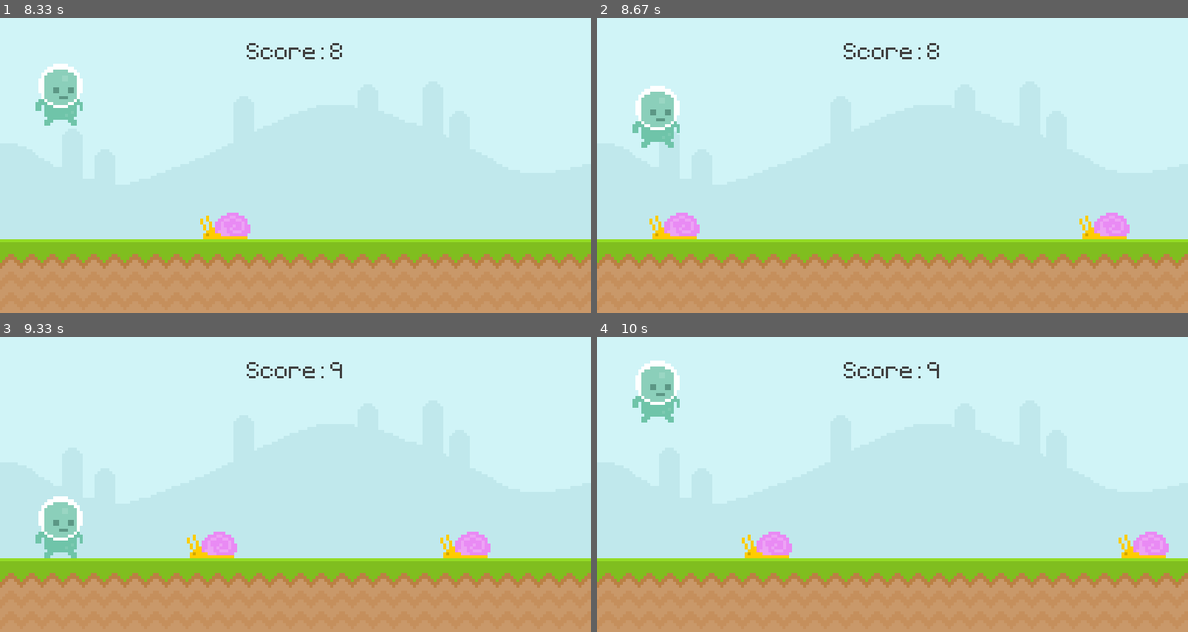
Above: before the commit, frames 1-4 (two rows, left to right).
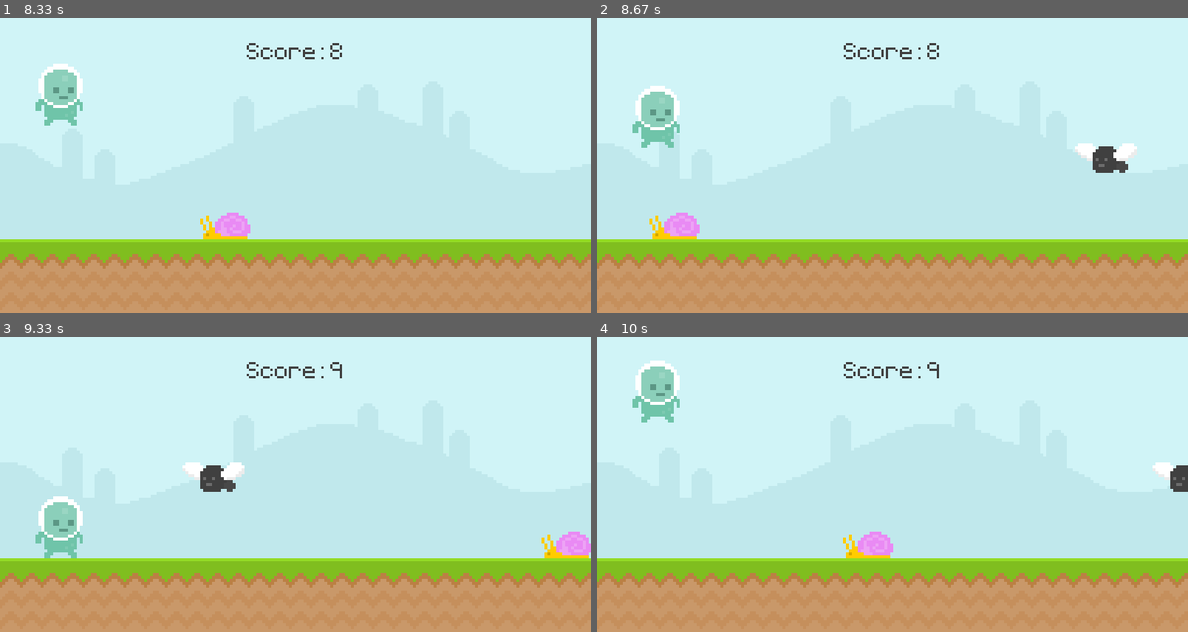
Above: after the commit, the same moments.

Repository: SJB7788/Project-1-3
Game: pygame game, started from Pygame 2nd Project/pygame2.py
Same seed, same stepped clock (60 frames per second), same inputs: the game is played once before the commit and once after it.
Inputs (mouse positions are in pixels of both pictures, inside the frame that each line leads up to):
- Up to frame 1 (8.33 s): tap Space at 0.33, 0.67, 1.07, 1.37, 3.23, 3.53, 3.73, 4.03, 5.3, 5.6, 6.13, 6.43, 6.8, 7.2, 7.5 s; click (59, 100) at 1.55 s; click (82, 156) at 1.88 s; click (59, 94) at 2.22 s; click (212, 103) at 2.88 s; click (59, 79) at 4.28 s; click (153, 218) at 4.95 s; click (59, 100) at 7.68 s
- Up to frame 2 (8.67 s): tap Space at 8.53 s
- Up to frame 3 (9.33 s): no input
- Up to frame 4 (10 s): tap Space at 9.37, 9.67 s; click (673, 431) at 9.92 s

Frame 1 is identical in both runs. In frame 2, 1.3% of the frame differs, in the area x 80-92%, y 42-75%; in frame 3, 2.4%, in the area x 30-100%, y 42-75%; in frame 4, 2.1%.

Commit message:
Update pygame2.py

Diff:
--- a/Pygame 2nd Project/pygame2.py
+++ b/Pygame 2nd Project/pygame2.py
@@ -15,7 +15,9 @@
         for obstacle_rect in obstacle_list:
             obstacle_rect.x -= 10
 
-            screen.blit(snail_surface, obstacle_rect)
+            if obstacle_rect.bottom == 300:
+                screen.blit(snail_surface, obstacle_rect)
+            else: screen.blit(fly_surface, obstacle_rect)
 
         obstacle_list = [obstacle for obstacle in obstacle_list if obstacle.x > -100]
         print(obstacle_list)
@@ -43,7 +45,7 @@
 
 # Enemy
 snail_surface = pygame.image.load('Pygame 2nd Project/graphics/snail/snail1.png').convert_alpha()
-snail_rect = snail_surface.get_rect(midbottom = (700, 300))
+fly_surface = pygame.image.load('Pygame 2nd Project/graphics/Fly/Fly1.png').convert_alpha()
 
 obstacle_rect_list = []
 
@@ -81,12 +83,14 @@
                     player_gravity = - 20
 
             if event.type == obstacle_timer:
-                obstacle_rect_list.append(snail_surface.get_rect(midbottom = (randint(900, 1100), 300)))
+                if randint(0, 2):
+                    obstacle_rect_list.append(snail_surface.get_rect(midbottom = (randint(900, 1100), 300)))
+                else:
+                    obstacle_rect_list.append(fly_surface.get_rect(midbottom = (randint(900, 1100), 210)))
         else:
             if event.type == pygame.KEYDOWN:
                 if event.key == pygame.K_SPACE and game_active == False:
                     game_active = True
-                    snail_rect.left = 800
                     start_time = pygame.time.get_ticks()
 
 
@@ -104,8 +108,6 @@
             snail_rect.left = 800
         screen.blit(snail_surface, snail_rect)
 """
-
-
         #player
         player_gravity += 1
         player_rect.y += player_gravity
@@ -115,9 +117,6 @@
 
         obstacle_rect_list = obstacle_movement(obstacle_rect_list)
 
-        #collision
-        if snail_rect.colliderect(player_rect):
-            game_active = False
     # game over
     else:
         screen.fill((94, 129, 162))
